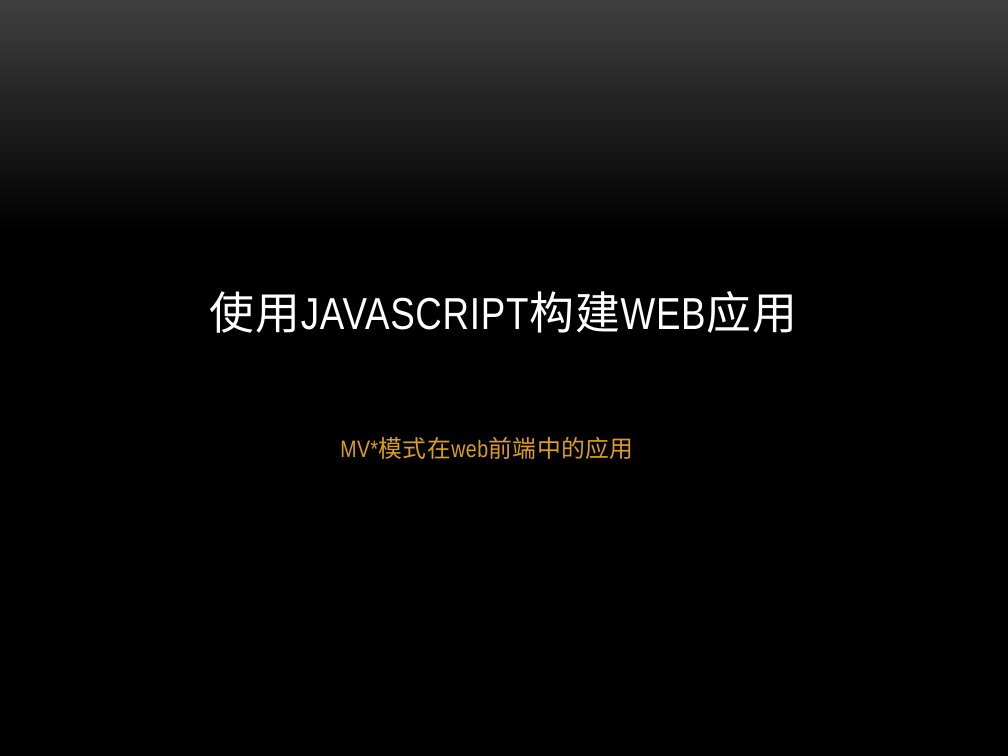
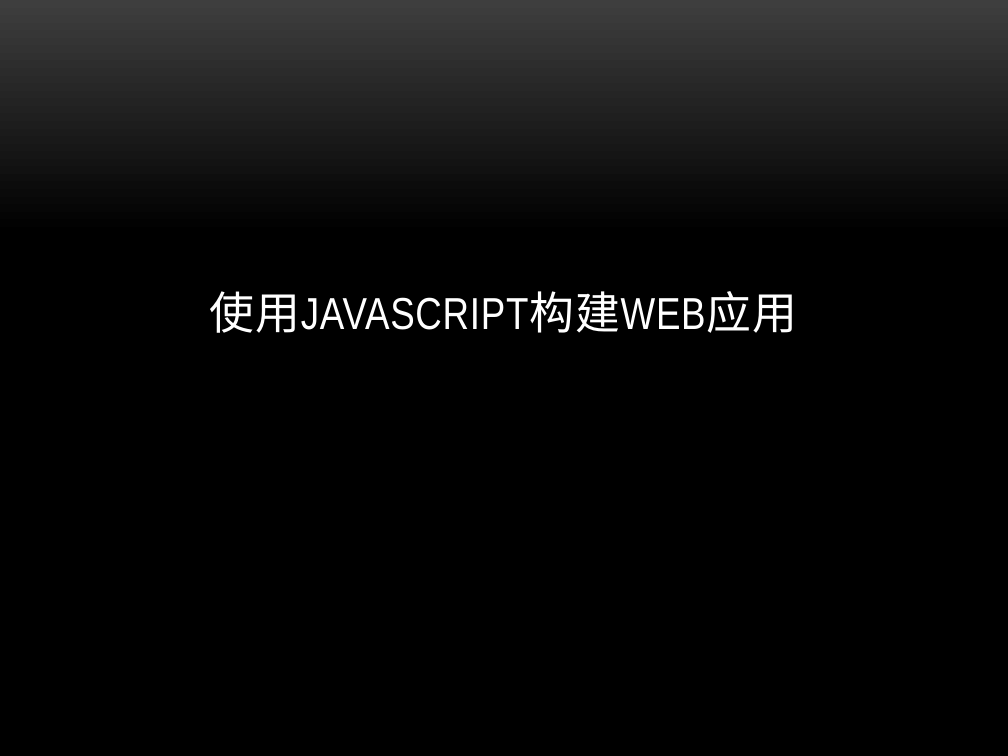
Before and after one commit to mz121star/JMvc, a slide deck: slide 1 of Javascript.pptx. Drawn at 1008x756 pixels with LibreOffice and Linux fonts; fonts in the diff are those of the drawing; background and template pictures are left out. Boxes give left, top, right and bottom in pixels: in the first picture for what was removed or moved away, otherwise in the second. Text is boxed around its words. In the diff, an @@ line names an element or a change of style, - is before the commit and + after.

```diff
--- a/Javascript.pptx
+++ b/Javascript.pptx
@@ subtitle removed at bbox=[340, 437, 633, 459] @@
-MV*模式在web前端中的应用
```
Also in this commit, not shown: 1 slide added, 1 slide removed.
